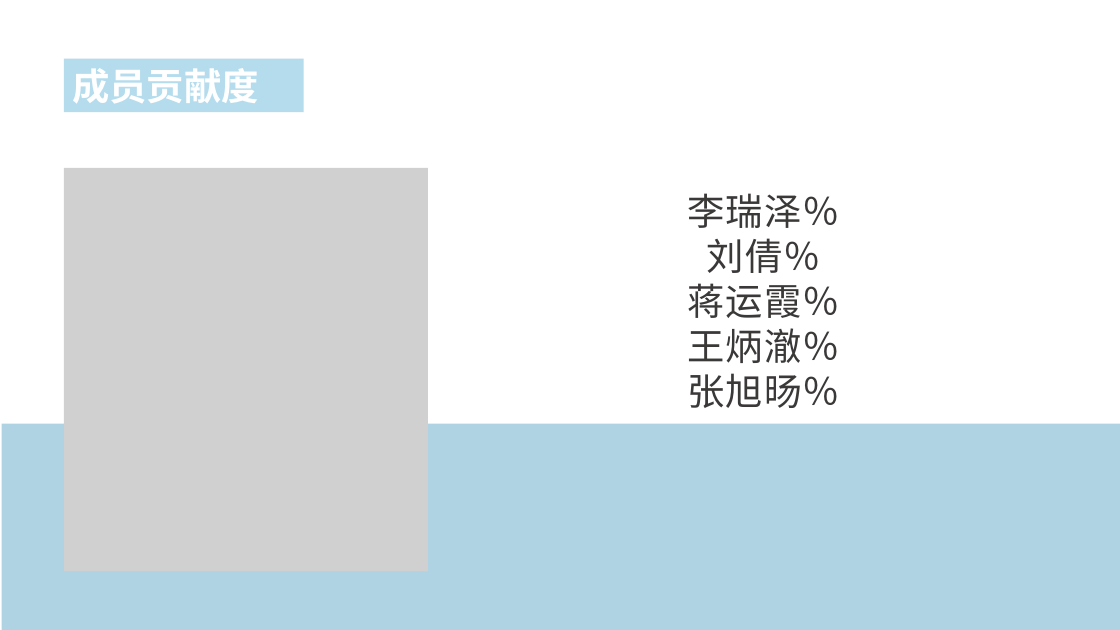
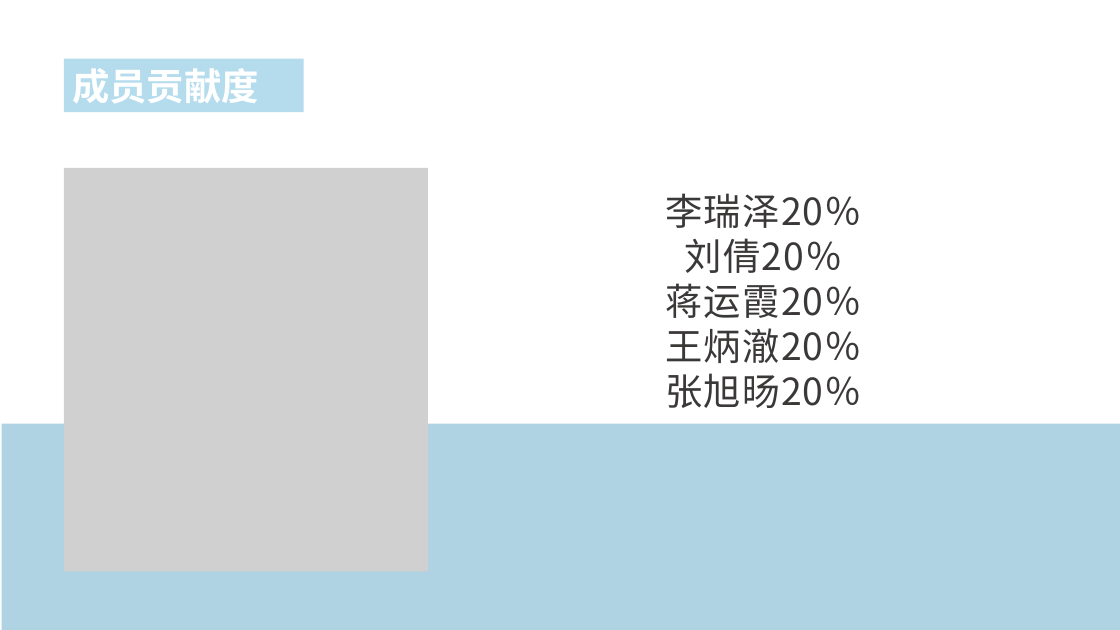
Before and after one commit to NorthOuterTowner/contract, a slide deck: slide 13 of 项目报告/合同管理系统ppt.pptx. Drawn at 1120x630 pixels with LibreOffice and Linux fonts; fonts in the diff are those of the drawing; grey boxes stand for pictures. Boxes give left, top, right and bottom in pixels: in the first picture for what was removed or moved away, otherwise in the second. Text is boxed around its words. In the diff, an @@ line names an element or a change of style, - is before the commit and + after.

```diff
--- a/项目报告/合同管理系统ppt.pptx
+++ b/项目报告/合同管理系统ppt.pptx
@@ text at bbox=[665, 193, 862, 408]: text changed @@
-李瑞泽％
-刘倩％
-蒋运霞％
-王炳澈％
-张旭旸％
+李瑞泽20％
+刘倩20％
+蒋运霞20％
+王炳澈20％
+张旭旸20％
```
Also in this commit, not shown: 1 other slide changed.
